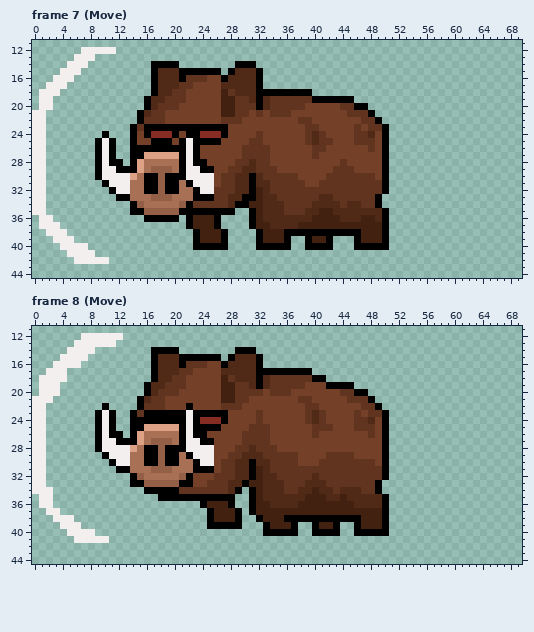
A pixel-art file gets an edit: Assets/Art/Sprite/Sp_Character/Sp_Boss/Wild boar/Wild boar.aseprite. The picture above is the old version.
74x48 pixels, 16 frames. Shown: frame 7 (Move): x 0..69, y 11..44; frame 8 (Move): x 0..69, y 11..44. The commit also changed other frames, which this record leaves out.
After:
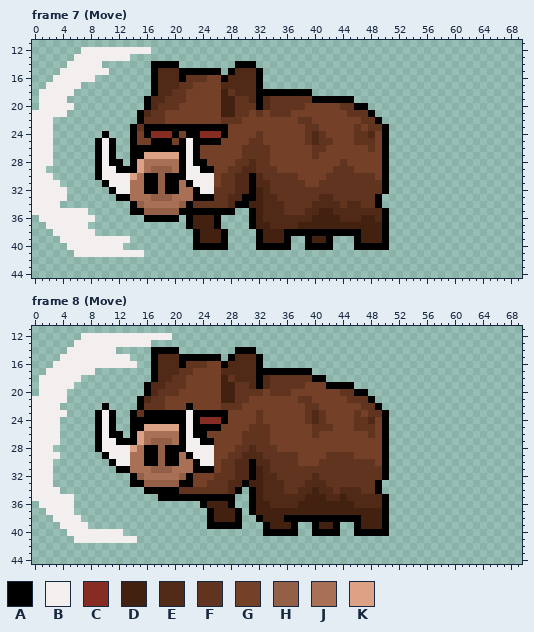
Palette (. is transparent): A #000000  B #f2efee  C #862c23  D #432111  E #512917  F #613420  G #754028  H #945f47  J #a87055  K #dda285
The author wrote: adding wild boar attack behaviour ready to attach behaviour
The exact change:
Changed rows in their new state; - is an unchanged pixel.
Frame 7 (Move), layer "Effect1":
first column x 1:
12 -----------BBBBB
13 --------BBBBB---
14 -------BB-------
15 ------BBBB------
16 -----BBB--------
17 ----BB----------
18 ---BB-----------
19 --BB------------
20 --BBB-----------
21 -BBB------------
22 -B--------------
23 -B--------------
24 -B--------------
25 -B--------------
26 -B--------------
27 -B--------------
28 -B--------------
30 -B--------------
31 -BB-------------
32 -BBB------------
33 -BBB------------
34 -BB-------------
35 -BBBBBB---------
36 --BBBBBB--------
37 .--BBBB---------
38 -.--BBBB--------
39 --.--BBBBBBBB---
40 ---.---BBBBB----
41 ----.---BBBBBBB-
42 -----.....------
Frame 8 (Move), layer "Effect1":
first column x 0:
12 -------------BBBBBBB
13 ------------BBBBB---
14 ---------BBB--------
15 --------BBBBBB------
16 -------BBBBBBBB-----
17 -----BBBB-----------
18 -----BB-------------
19 ----BB--------------
20 ----B---------------
21 ---BB---------------
22 --BB----------------
23 --BBB---------------
24 --BB----------------
25 --BB----------------
26 --BB----------------
27 --BB----------------
28 --B-----------------
29 --BB----------------
30 --B-----------------
31 --B-----------------
32 --B-----------------
33 --B-----------------
34 ---B----------------
35 B--BBB--------------
36 ---BBB--------------
37 ----BB--------------
38 ------B-------------
39 -------B------------
40 ---------BBBB-------
41 -----------BBBB-----
Pixel boxes of the changes (left, top, right, bottom) in both pictures:
changed: (39, 47, 151, 264)
added: (32, 333, 172, 543)
